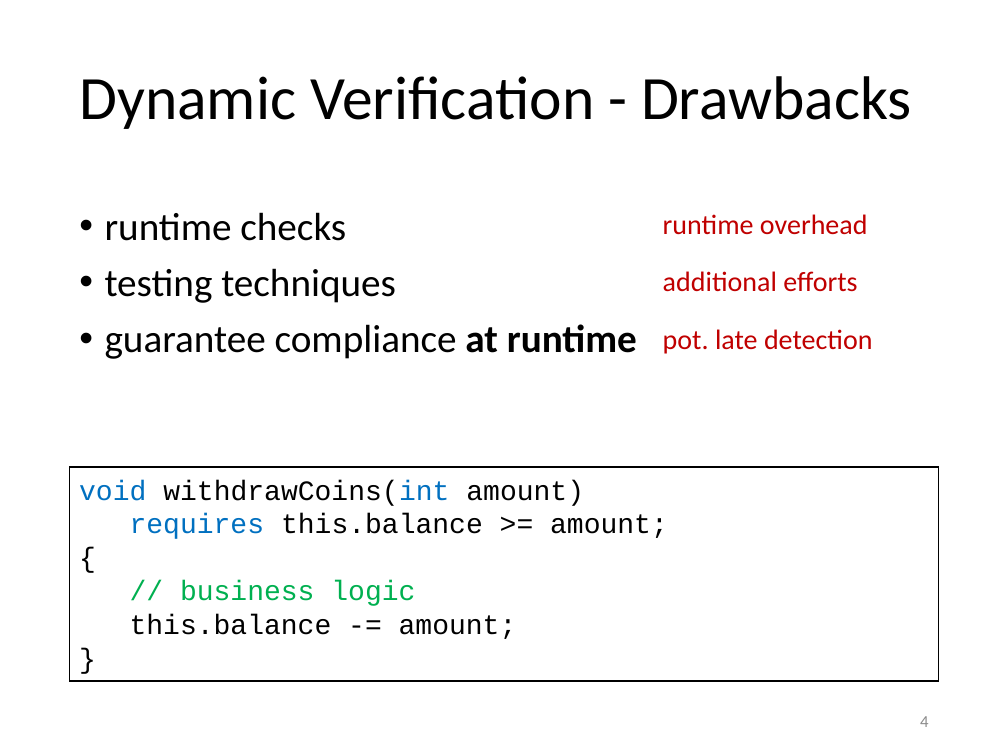
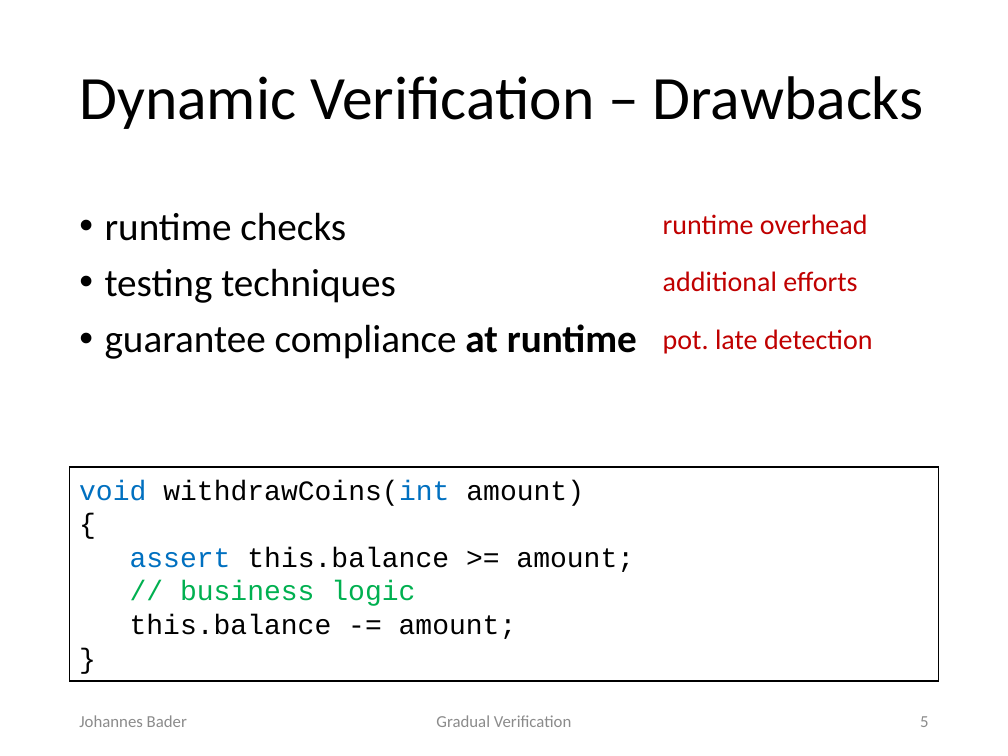
Before and after one commit to olydis/GradVerThesis, a slide deck: slide 5 of presentation/PLunch.pptx (slide 4 before the commit). Drawn at 1008x756 pixels with LibreOffice and Linux fonts; fonts in the diff are those of the drawing. Boxes give left, top, right and bottom in pixels: in the first picture for what was removed or moved away, otherwise in the second. Text is boxed around its words. In the diff, an @@ line names an element or a change of style, - is before the commit and + after.

```diff
--- a/presentation/PLunch.pptx
+++ b/presentation/PLunch.pptx
@@ title at [79,76,924,129]: text changed @@
-Dynamic Verification - Drawbacks
+Dynamic Verification – Drawbacks
@@ text in rectangle at [130,513,668,539]: paragraph removed @@
-requires this.balance >= amount;
@@ text in rectangle at [130,547,634,572]: paragraph added @@
+assert this.balance >= amount;
@@ text added at [79,715,187,727], 12 pt, text #8C8C8C @@
+Johannes Bader
@@ text added at [436,715,571,727], 12 pt, text #8C8C8C @@
+Gradual Verification
@@ page number at [920,716,928,727]: text changed @@
-4
+5
```
Also in this commit, not shown: 16 other slides changed, 30 slides added, 8 slides removed, 2 other files.
